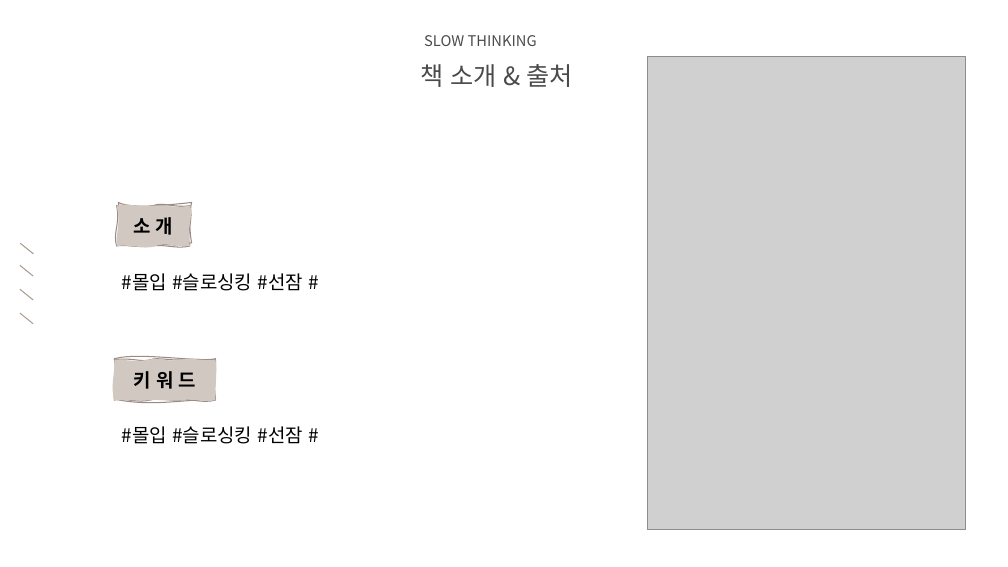
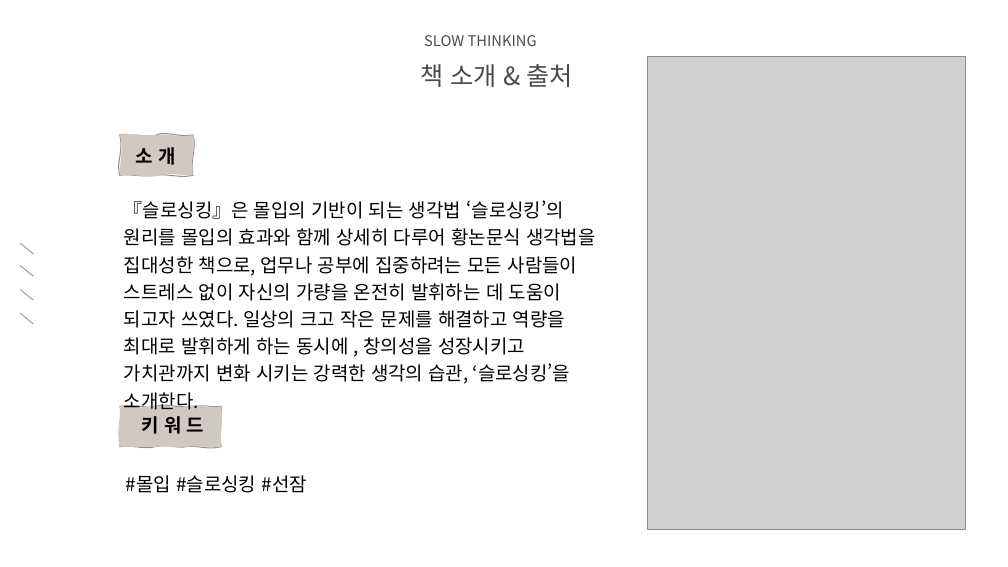
Before and after one commit to audgks5551/ppt, a slide deck: slide 4 of 2조.pptx. Drawn at 1008x567 pixels with LibreOffice and Linux fonts; fonts in the diff are those of the drawing; grey boxes stand for pictures; background and template pictures are left out. Boxes give left, top, right and bottom in pixels: in the first picture for what was removed or moved away, otherwise in the second. Text is boxed around its words. In the diff, an @@ line names an element or a change of style, - is before the commit and + after.

Commit message:
슬로싱킹ppt수정본

```diff
--- a/2조.pptx
+++ b/2조.pptx
@@ freeform shape: place and size @@
-freeform shape at bbox=[116, 206, 190, 246]
+freeform shape at bbox=[119, 135, 193, 175]
@@ text "소 개": place and size @@
-text "소 개" at bbox=[133, 217, 173, 235]
+text "소 개" at bbox=[136, 147, 175, 165]
@@ freeform shape removed at bbox=[119, 203, 192, 243] @@
@@ text added at bbox=[124, 200, 596, 410], 18 pt, text #000000 @@
+『슬로싱킹』은 몰입의 기반이 되는 생각법 ‘슬로싱킹’의 원리를 몰입의 효과와 함께 상세히 다루어 황논문식 생각법을 집대성한 책으로, 업무나 공부에 집중하려는 모든 사람들이 스트레스 없이 자신의 가량을 온전히 발휘하는 데 도움이 되고자 쓰였다. 일상의 크고 작은 문제를 해결하고 역량을 최대로 발휘하게 하는 동시에 , 창의성을 성장시키고 가치관까지 변화 시키는 강력한 생각의 습관, ‘슬로싱킹’을 소개한다.
@@ freeform shape removed at bbox=[114, 358, 216, 399] @@
@@ freeform shape: place and size @@
-freeform shape at bbox=[114, 360, 216, 400]
+freeform shape at bbox=[120, 406, 222, 446]
@@ text "키 워 드": place and size @@
-text "키 워 드" at bbox=[134, 371, 196, 389]
+text "키 워 드" at bbox=[142, 416, 204, 434]
@@ text removed at bbox=[122, 426, 303, 444] @@
-#몰입 #슬로싱킹 #선잠 #
@@ text at bbox=[126, 475, 307, 493]: text changed @@
-#몰입 #슬로싱킹 #선잠 #
+#몰입 #슬로싱킹 #선잠
```
Also in this commit, not shown: 2 other slides changed, 3 slides added, 3 slides removed.
